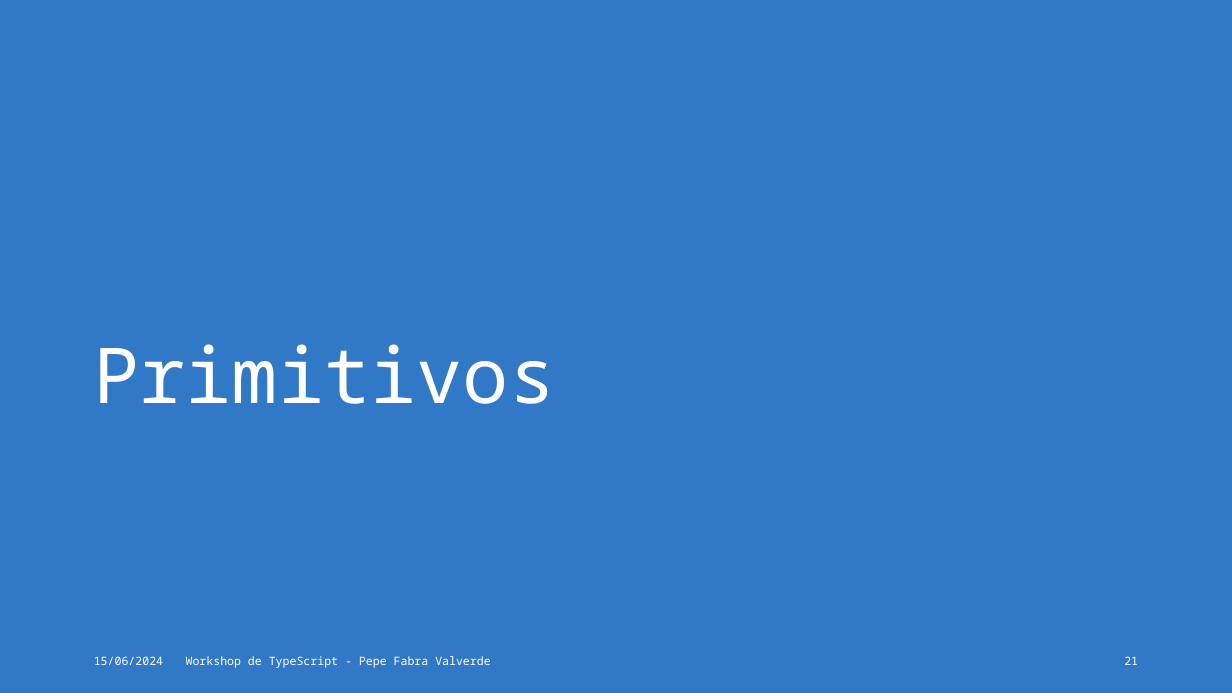
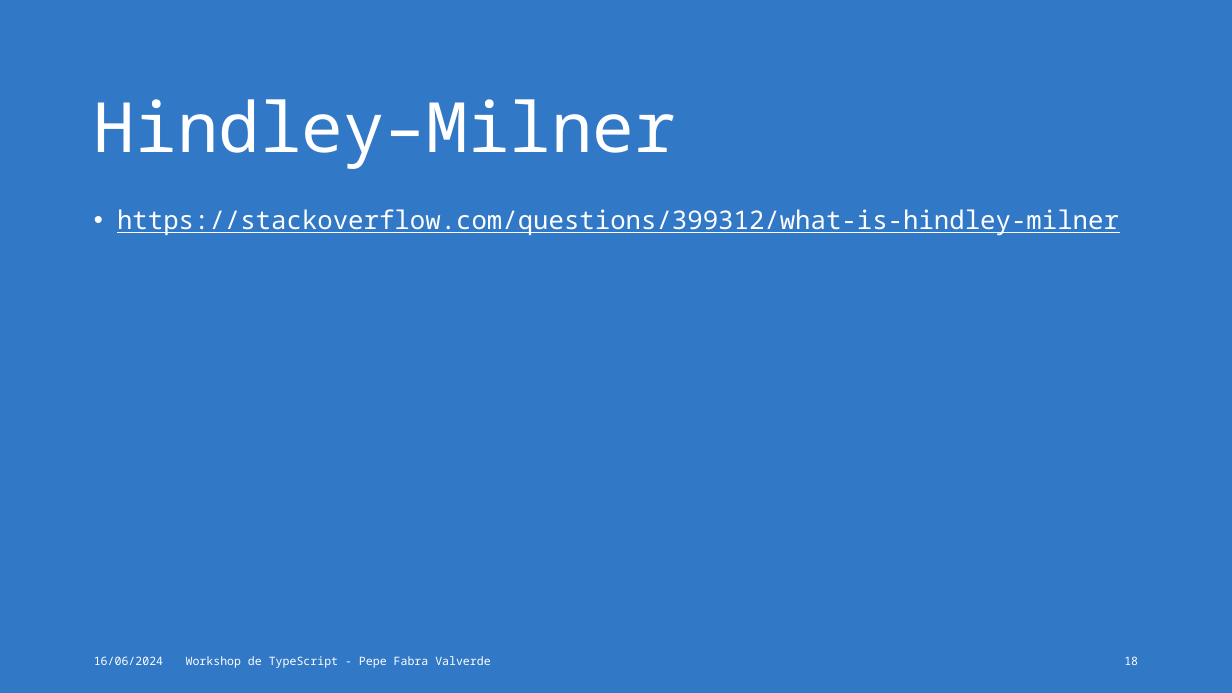
Before and after one commit to jofaval/talks-about, a slide deck: slide 18 of workshops/typescript/typescript-workshop.es.pptx (slide 21 before the commit). Drawn at 1232x693 pixels with LibreOffice and Linux fonts; fonts in the diff are those of the drawing. Boxes give left, top, right and bottom in pixels: in the first picture for what was removed or moved away, otherwise in the second. Text is boxed around its words. In the diff, an @@ line names an element or a change of style, - is before the commit and + after.

```diff
--- a/workshops/typescript/typescript-workshop.es.pptx
+++ b/workshops/typescript/typescript-workshop.es.pptx
@@ title at [94, 99, 676, 169]: text changed; size 60 to 54 pt @@
-Primitivos
+Hindley–Milner
@@ text added at [117, 209, 1119, 236], 20 pt, text #FFFFFF, underline @@
+• https://stackoverflow.com/questions/399312/what-is-hindley-milner
@@ text at [94, 656, 163, 665]: text changed @@
-15/06/2024
+16/06/2024
@@ page number at [1124, 656, 1138, 665]: text changed @@
-21
+18
```
Also in this commit, not shown: 158 other slides changed, 57 slides added, 3 other files.
